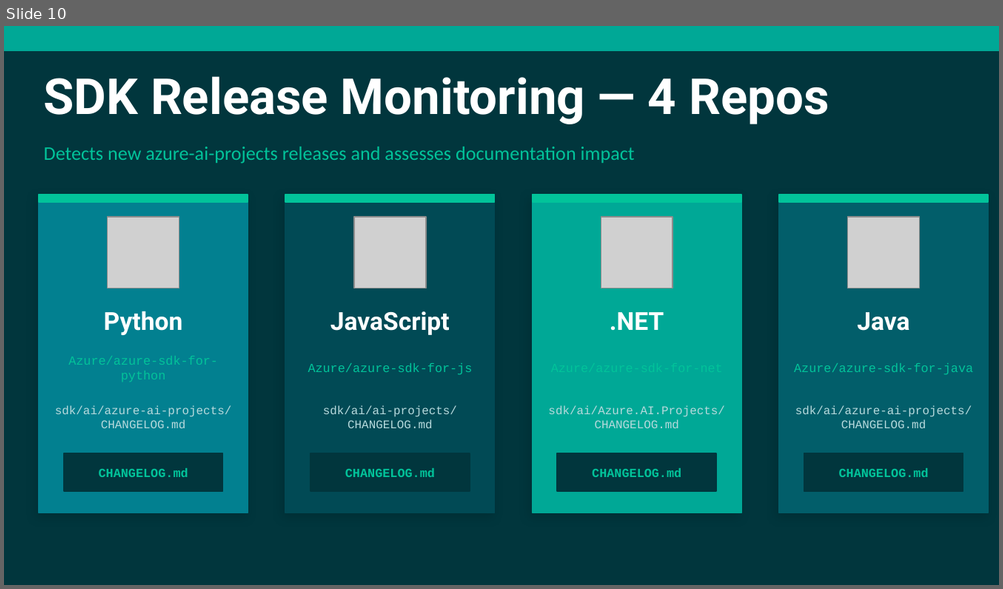
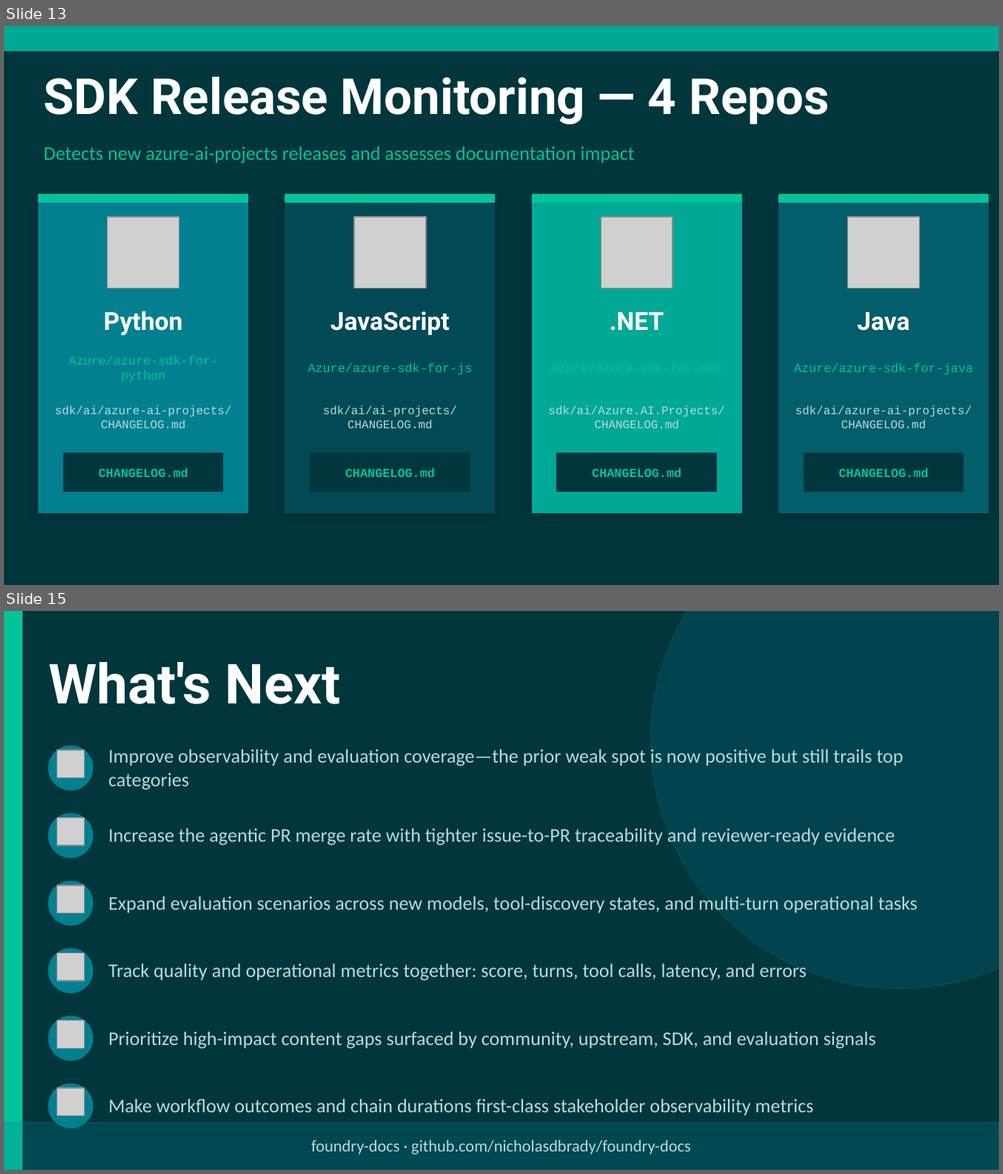
Before and after one commit to nicholasdbrady/foundry-docs, a slide deck: slides/foundry-docs-overview.pptx. Shown one above the other, each under a label of ours: slide 10 before the commit, slides 13 and 15 after it; the slides between them are not shown. The pictures are 1003x589 and 1003x1174 pixels, drawn with LibreOffice and Linux fonts; fonts in the diff are those of the drawing; grey boxes stand for pictures. Boxes give left, top, right and bottom in pixels: in the first picture for what was removed or moved away, otherwise in the second. Text is boxed around its words. In the diff, an @@ line names an element or a change of style, - is before the commit and + after.

```diff
--- a/slides/foundry-docs-overview.pptx
+++ b/slides/foundry-docs-overview.pptx
@@ slide 15 added at (x1=4, y1=611, x2=999, y2=1170), background #01363D @@
@@ rectangle added at (x1=4, y1=611, x2=22, y2=1170), fill #02C39A, outline #02C39A 1 pt @@
@@ ellipse added at (x1=651, y1=611, x2=999, y2=989), fill #028090 at 20% opacity, outline #028090 1 pt @@
@@ text added at (x1=48, y1=662, x2=340, y2=704), 40 pt, text #FFFFFF, bold @@
+What's Next
@@ ellipse added at (x1=48, y1=746, x2=93, y2=790), fill #028090, outline #028090 1 pt @@
@@ picture added at (x1=57, y1=750, x2=85, y2=778) @@
@@ text added at (x1=108, y1=749, x2=903, y2=790), 14 pt, text #B8DADD @@
+Improve observability and evaluation coverage—the prior weak spot is now positive but still trails top categories
@@ ellipse added at (x1=48, y1=814, x2=93, y2=857), fill #028090, outline #028090 1 pt @@
@@ picture added at (x1=57, y1=818, x2=85, y2=846) @@
@@ text added at (x1=108, y1=829, x2=894, y2=846), 14 pt, text #B8DADD @@
+Increase the agentic PR merge rate with tighter issue-to-PR traceability and reviewer-ready evidence
@@ ellipse added at (x1=48, y1=882, x2=93, y2=925), fill #028090, outline #028090 1 pt @@
@@ picture added at (x1=57, y1=886, x2=85, y2=914) @@
@@ text added at (x1=108, y1=897, x2=917, y2=913), 14 pt, text #B8DADD @@
+Expand evaluation scenarios across new models, tool-discovery states, and multi-turn operational tasks
@@ ellipse added at (x1=48, y1=949, x2=93, y2=993), fill #028090, outline #028090 1 pt @@
@@ picture added at (x1=57, y1=953, x2=85, y2=981) @@
@@ text added at (x1=108, y1=964, x2=807, y2=981), 14 pt, text #B8DADD @@
+Track quality and operational metrics together: score, turns, tool calls, latency, and errors
@@ ellipse added at (x1=48, y1=1017, x2=93, y2=1060), fill #028090, outline #028090 1 pt @@
@@ picture added at (x1=57, y1=1021, x2=85, y2=1048) @@
@@ text added at (x1=108, y1=1032, x2=876, y2=1049), 14 pt, text #B8DADD @@
+Prioritize high-impact content gaps surfaced by community, upstream, SDK, and evaluation signals
@@ ellipse added at (x1=48, y1=1085, x2=93, y2=1128), fill #028090, outline #028090 1 pt @@
@@ picture added at (x1=57, y1=1088, x2=85, y2=1116) @@
@@ text added at (x1=108, y1=1099, x2=814, y2=1116), 14 pt, text #B8DADD @@
+Make workflow outcomes and chain durations first-class stakeholder observability metrics
@@ rectangle added at (x1=4, y1=1123, x2=999, y2=1170), fill #028090 at 25% opacity, outline #028090 1 pt @@
@@ text added at (x1=311, y1=1140, x2=691, y2=1155), 12 pt, text #B8DADD @@
+foundry-docs · github.com/nicholasdbrady/foundry-docs
@@ what was slide 10 is now slide 13 @@
```
Also in this commit, not shown: 9 slides changed, 3 other slides added, 1 slide removed, 1 other file.
